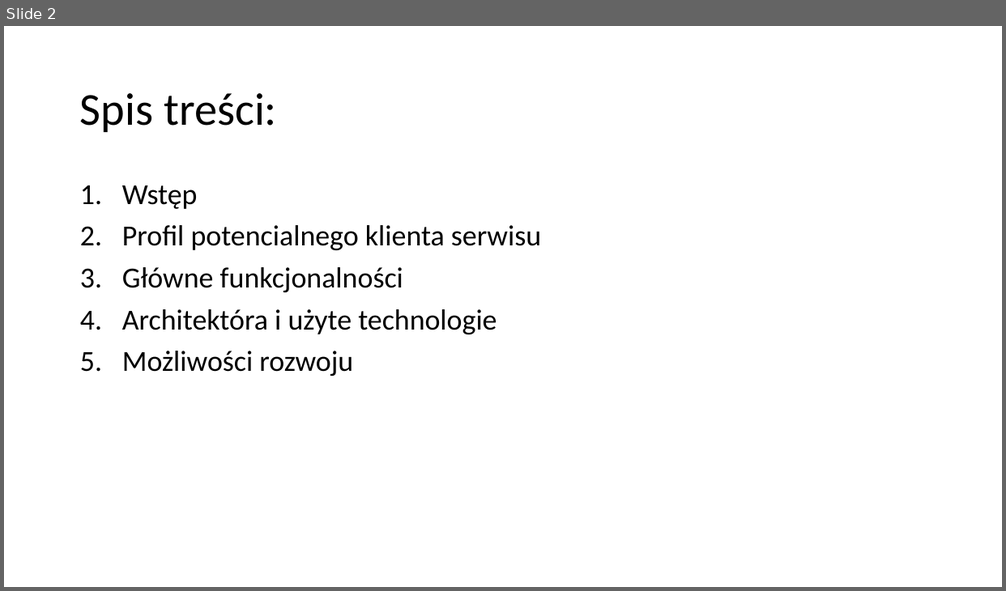
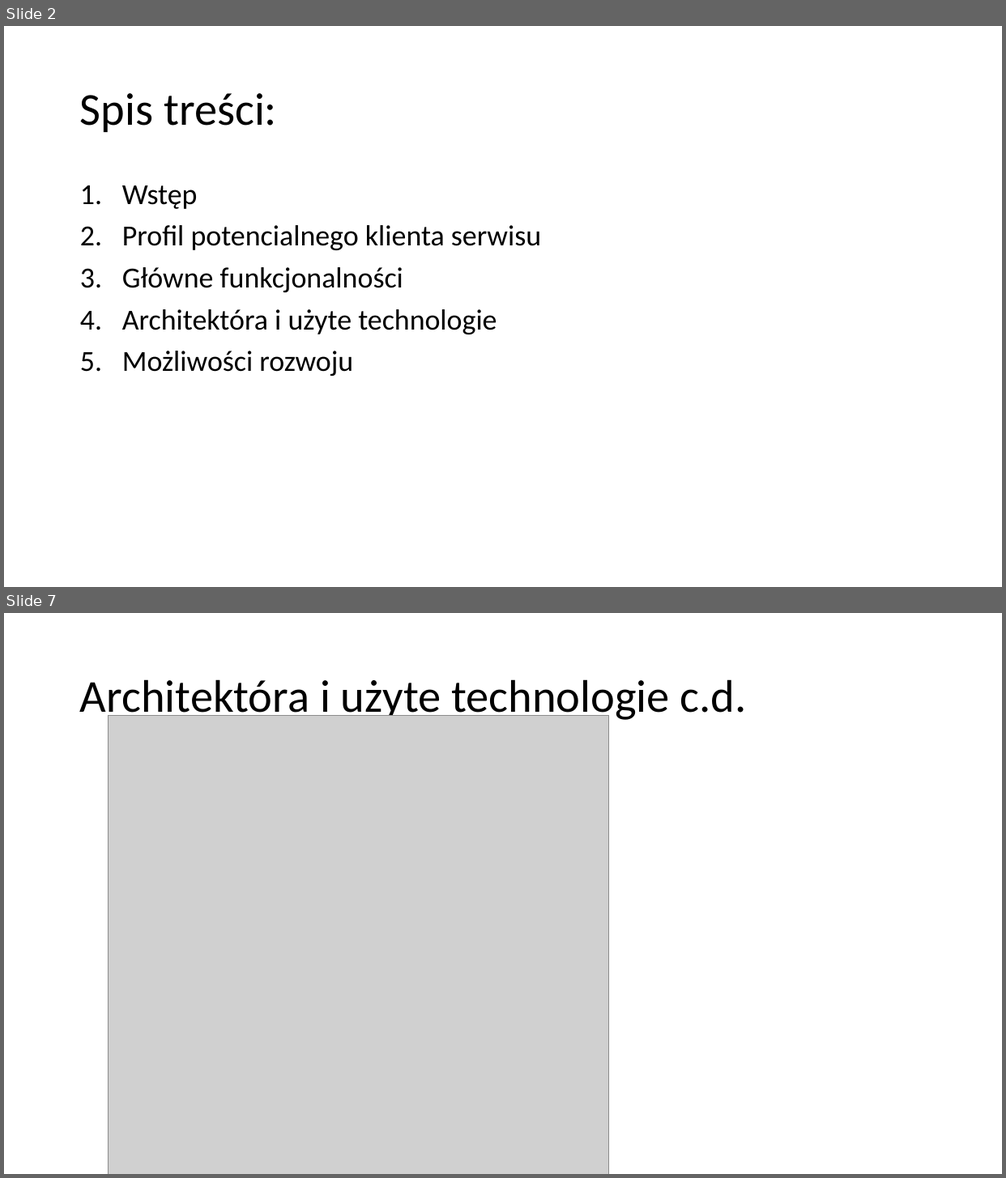
Before and after one commit to bjj-project/accommodation_announcements_documentation, a slide deck: accommodation_announcements_presentation.pptx. Shown one above the other, each under a label of ours: slide 2 before the commit, slides 2 and 7 after it; the slides between them are not shown. The pictures are 1006x591 and 1006x1178 pixels, drawn with LibreOffice and Linux fonts; fonts in the diff are those of the drawing; grey boxes stand for pictures. Boxes give left, top, right and bottom in pixels: in the first picture for what was removed or moved away, otherwise in the second. Text is boxed around its words. In the diff, an @@ line names an element or a change of style, - is before the commit and + after.

```diff
--- a/accommodation_announcements_presentation.pptx
+++ b/accommodation_announcements_presentation.pptx
@@ slide 7 added at [4, 613, 1002, 1174], background #FFFFFF @@
@@ title added at [80, 679, 746, 722], 44 pt, text #000000 @@
+Architektóra i użyte technologie c.d.
@@ picture added at [108, 716, 609, 1174] @@
```
Also in this commit, not shown: 1 slide changed, 6 other slides added.
